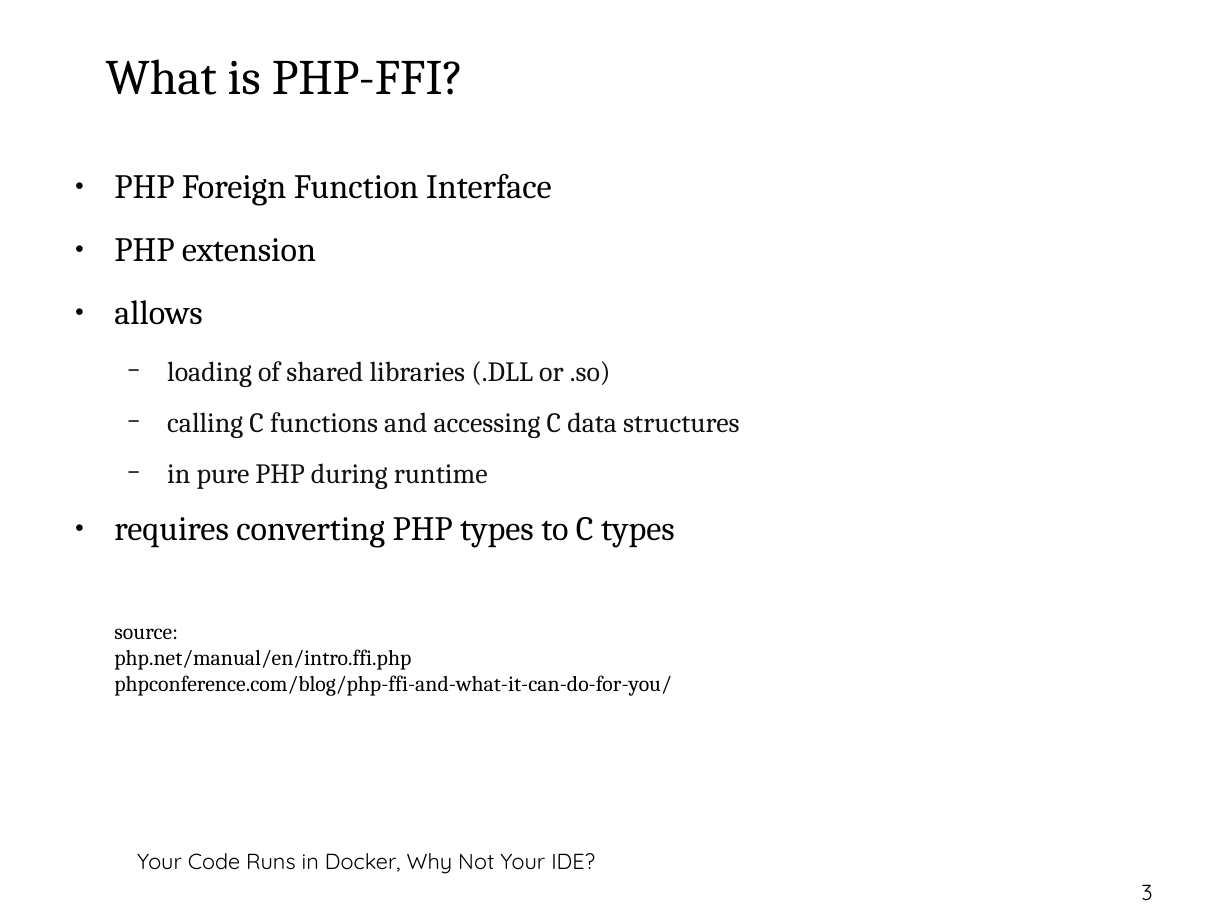
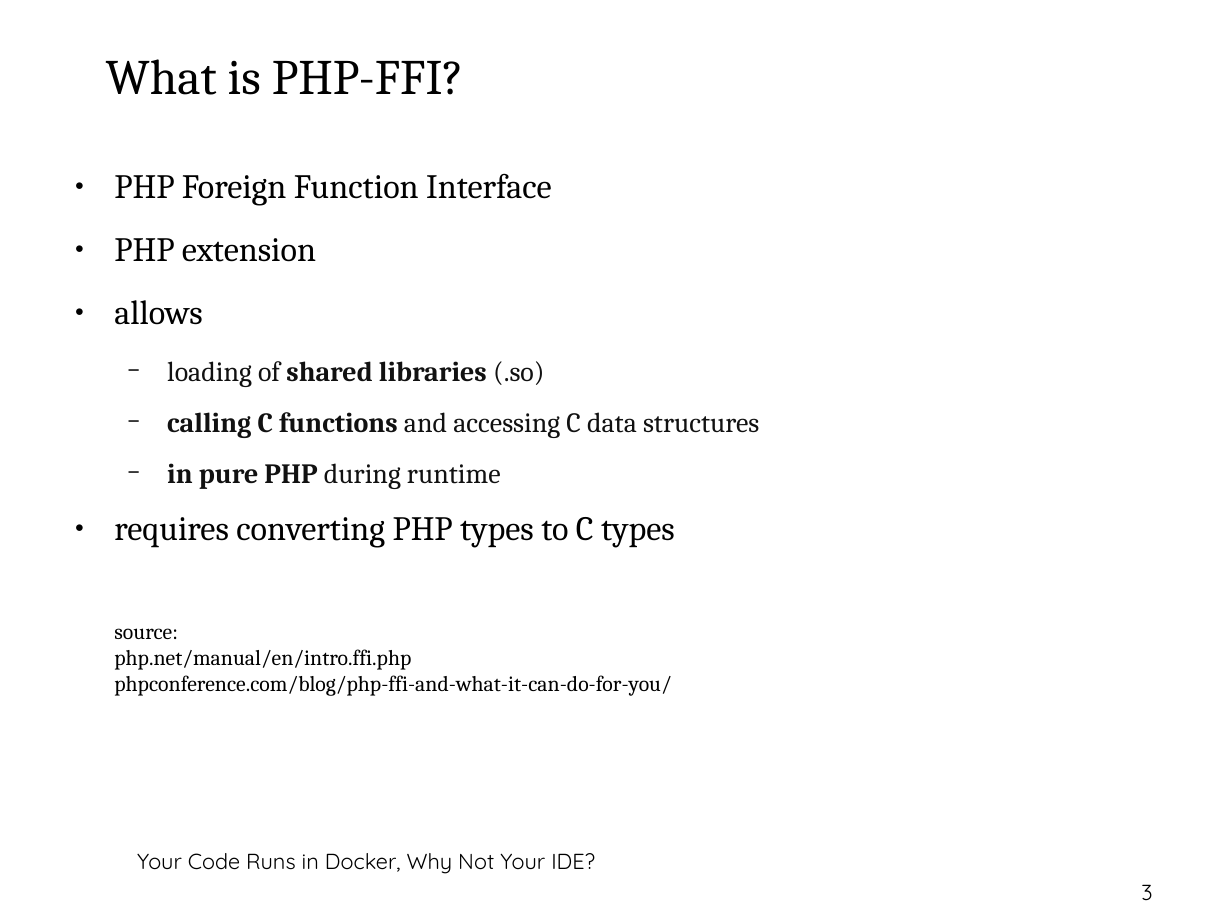
Before and after one commit to thbley/php-go-integration, a slide deck: slide 3 of getting_started_with_php_ffi.odp. Drawn at 1232x924 pixels with LibreOffice and Linux fonts; fonts in the diff are those of the drawing; background and template pictures are left out. Boxes give left, top, right and bottom in pixels: in the first picture for what was removed or moved away, otherwise in the second. Text is boxed around its words. In the diff, an @@ line names an element or a change of style, - is before the commit and + after.

```diff
--- a/getting_started_with_php_ffi.odp
+++ b/getting_started_with_php_ffi.odp
@@ text at (167,361,544,387): text changed; bold on @@
-  − loading of shared libraries (.DLL or .so)
+  − loading of shared libraries (.so)
@@ text at (167,412,759,489): bold on in "calling C functions", "in pure PHP" @@
```
Also in this commit, not shown: 1 other slide changed, 1 other file.
